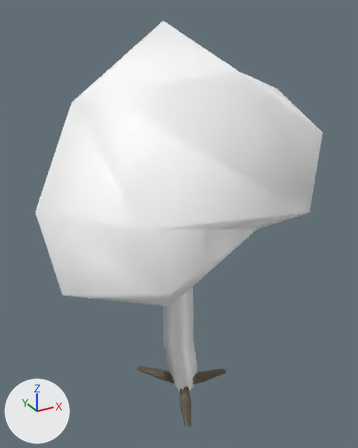
The FBX model Assets/GameWorld/Board/Cells/Forest/Models/Trees/N2/Arbol_N2.fbx, before and after one commit.
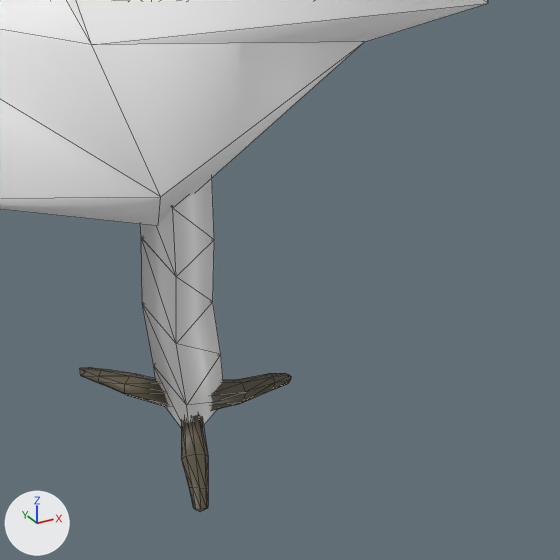
Old and new are each drawn whole from a 50 mm camera at (-0.237, -0.419, 0.428) aimed at (0.001, 0.014, 0.212) and again close up on the part from 29% to 95% of the width and 47% to 100% of the height. Arrows for +X, +Y and +Z are at lower left; the lights stay in place. The close-ups show mesh edges as thin lines. Where no turn or scale is listed for an object, it has been applied to the vertices. Vertices at the same position are counted once.
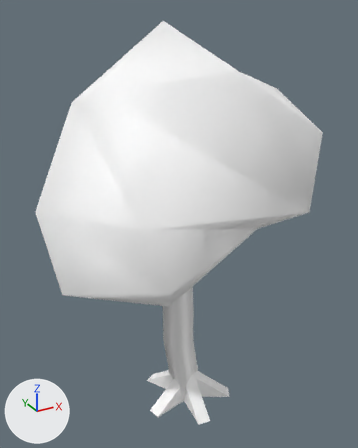
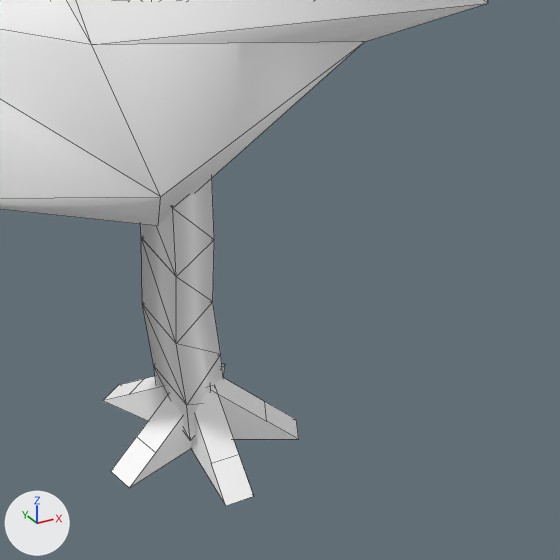
The newer file is also turned or shifted as a whole; pictures and numbers use the older file's frame.

What differs and where, as boxes [x1, y1, x2, y2] in the close-ups (560 x 560 px):
'polySurface9', reshaped: before [0, 0, 489, 512]; after [0, 0, 489, 506]
part 1 of me_mesh, rebuilt: before [80, 367, 168, 407]; after [103, 376, 164, 421]
part 2 of me_mesh, deleted: before [211, 373, 291, 410]
part 3 of me_mesh, deleted: before [181, 414, 208, 512]
part 4 of me_mesh, added: after [111, 364, 299, 506]

What changed in the scene script:
```text
Change me_mesh:
    used by ob_polysurface9; location = (0.0, 0.0, 0.0)
    remove me_mesh.from_pydata(...)  # 181 vertices, 296 faces; spans x -0.144..0.125, y -0.118..0.147, z -0.002..0.416
    add me_mesh.from_pydata(...)  # 108 vertices, 135 faces; spans x -0.144..0.125, y -0.118..0.147, z -0.013..0.416
    me_mesh part 1: the loose piece of 32 vertices spanning x -0.039..0.0, y 0.003..0.058, z 0.0..0.015 is rebuilt with 8 vertices and now spans x -0.03..0.006, y 0.004..0.052, z -0.013..0.02, in mat_arbol_n2 (its picture is missing)
    me_mesh part 2: the loose piece of 41 vertices spanning x 0.002..0.06, y -0.009..0.009, z -0.001..0.017 is deleted
    me_mesh part 3: the loose piece of 40 vertices spanning x -0.031..0.001, y -0.061..-0.007, z -0.001..0.015 is deleted
    me_mesh part 4
    26 vertices are added at x -0.049..0.054, y -0.053..0.047, z -0.013..0.019
    6 new vertices lie (0.0, 0.0, 0.033) away from vertices in x -0.005..0.013, y -0.009..0.006, z -0.013
    24 new faces join them
    remove me_mesh.materials.append(mat_lambert1)  # brown #58503f
```
